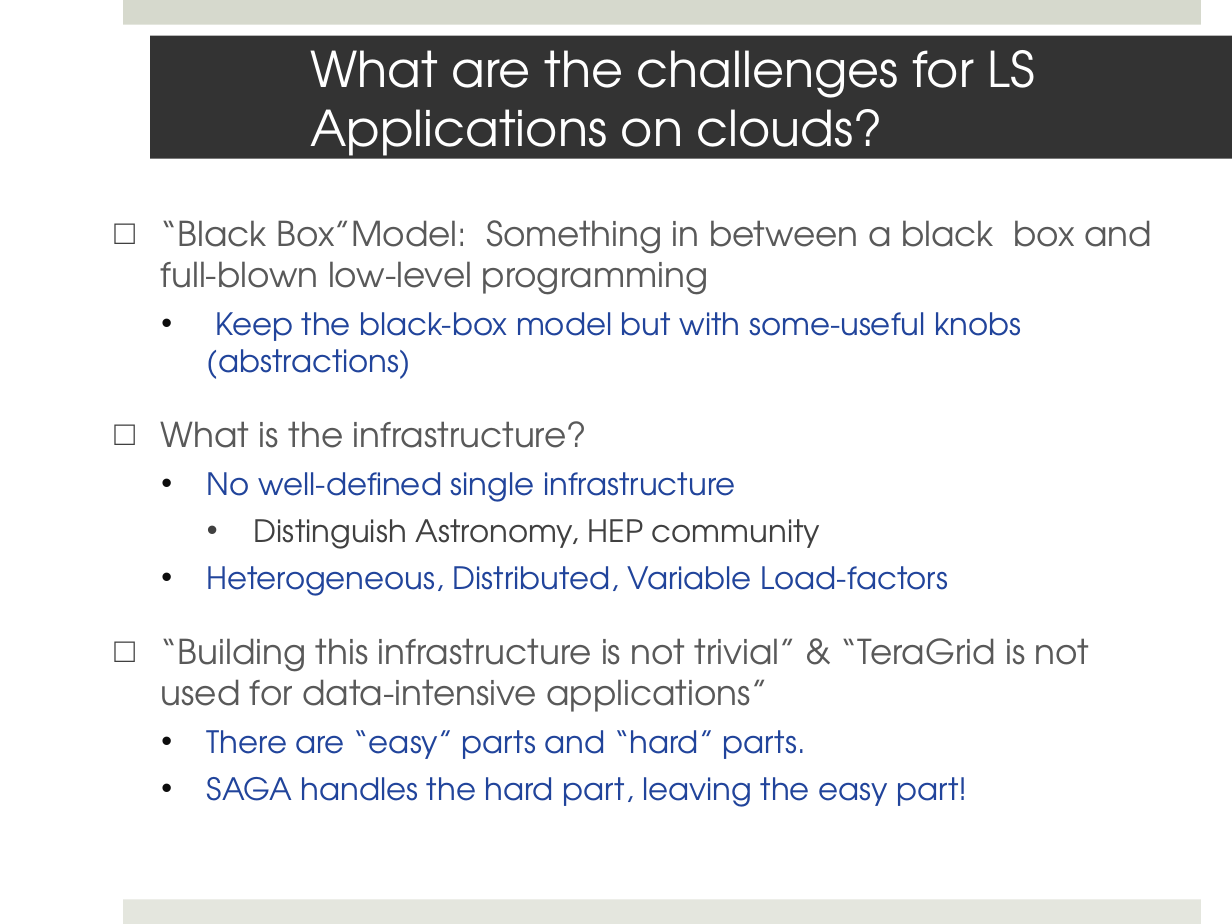
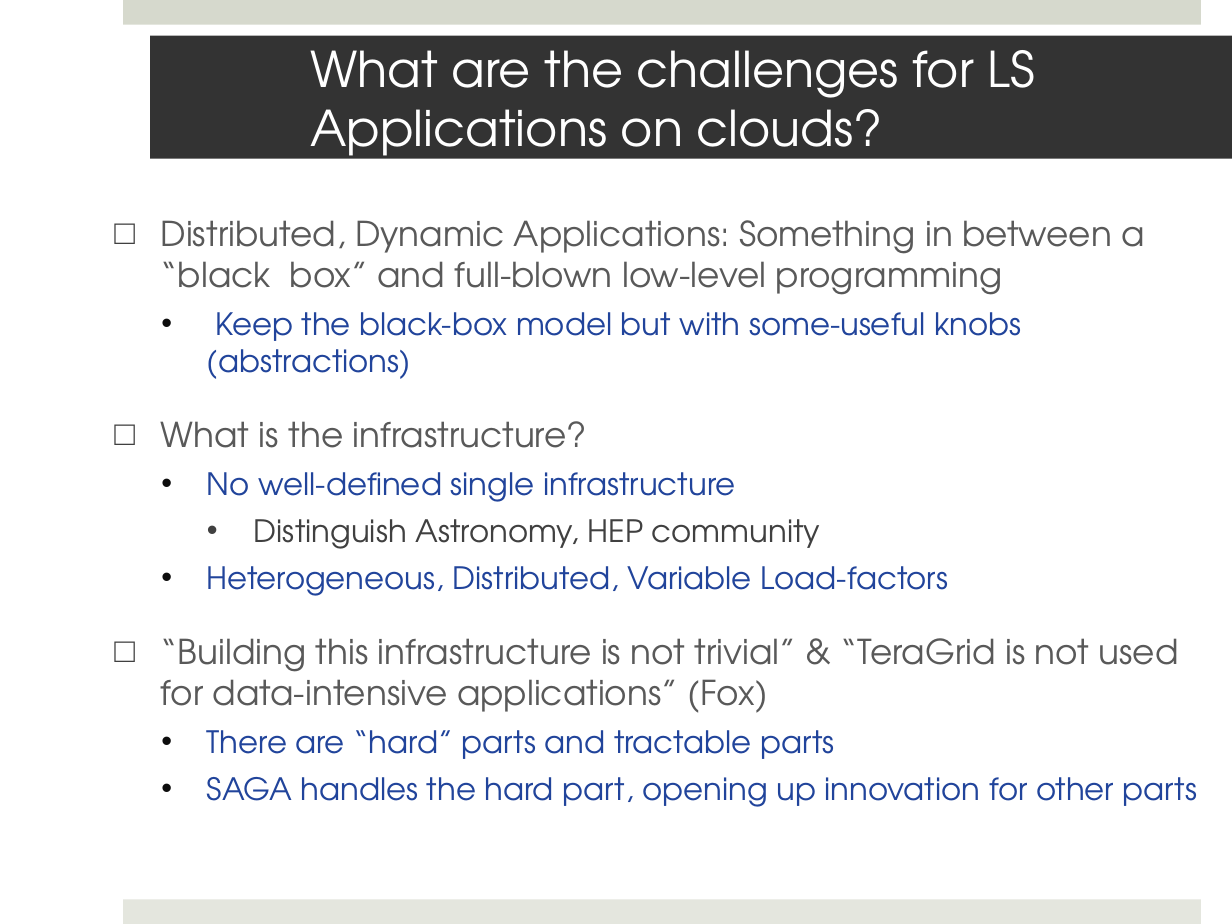
Before and after one commit to saga-project/saga-cpp-legacy-projects, a slide deck: slide 12 of saga-talks/abstractions_for_ls-microsoft.pptx. Drawn at 1232x924 pixels with LibreOffice and Linux fonts; fonts in the diff are those of the drawing; background and template pictures are left out. Boxes give left, top, right and bottom in pixels: in the first picture for what was removed or moved away, otherwise in the second. Text is boxed around its words. In the diff, an @@ line names an element or a change of style, - is before the commit and + after.

```diff
--- a/saga-talks/abstractions_for_ls-microsoft.pptx
+++ b/saga-talks/abstractions_for_ls-microsoft.pptx
@@ text at (x1=161, y1=220, x2=1145, y2=295): text changed @@
-□ “Black Box”Model: Something in between a black box and full-blown low-level programming
+□ Distributed, Dynamic Applications: Something in between a “black box” and full-blown low-level programming
@@ text at (x1=161, y1=638, x2=1198, y2=807): text changed @@
-□ “Building this infrastructure is not trivial” & “TeraGrid is not used for data-intensive applications”
-  • There are “easy” parts and “hard” parts.
-  • SAGA handles the hard part, leaving the easy part!
+□ “Building this infrastructure is not trivial” & “TeraGrid is not used for data-intensive applications” (Fox)
+  • There are “hard” parts and tractable parts
+  • SAGA handles the hard part, opening up innovation for other parts
```
Also in this commit, not shown: 8 other slides changed, 1 slide added.
